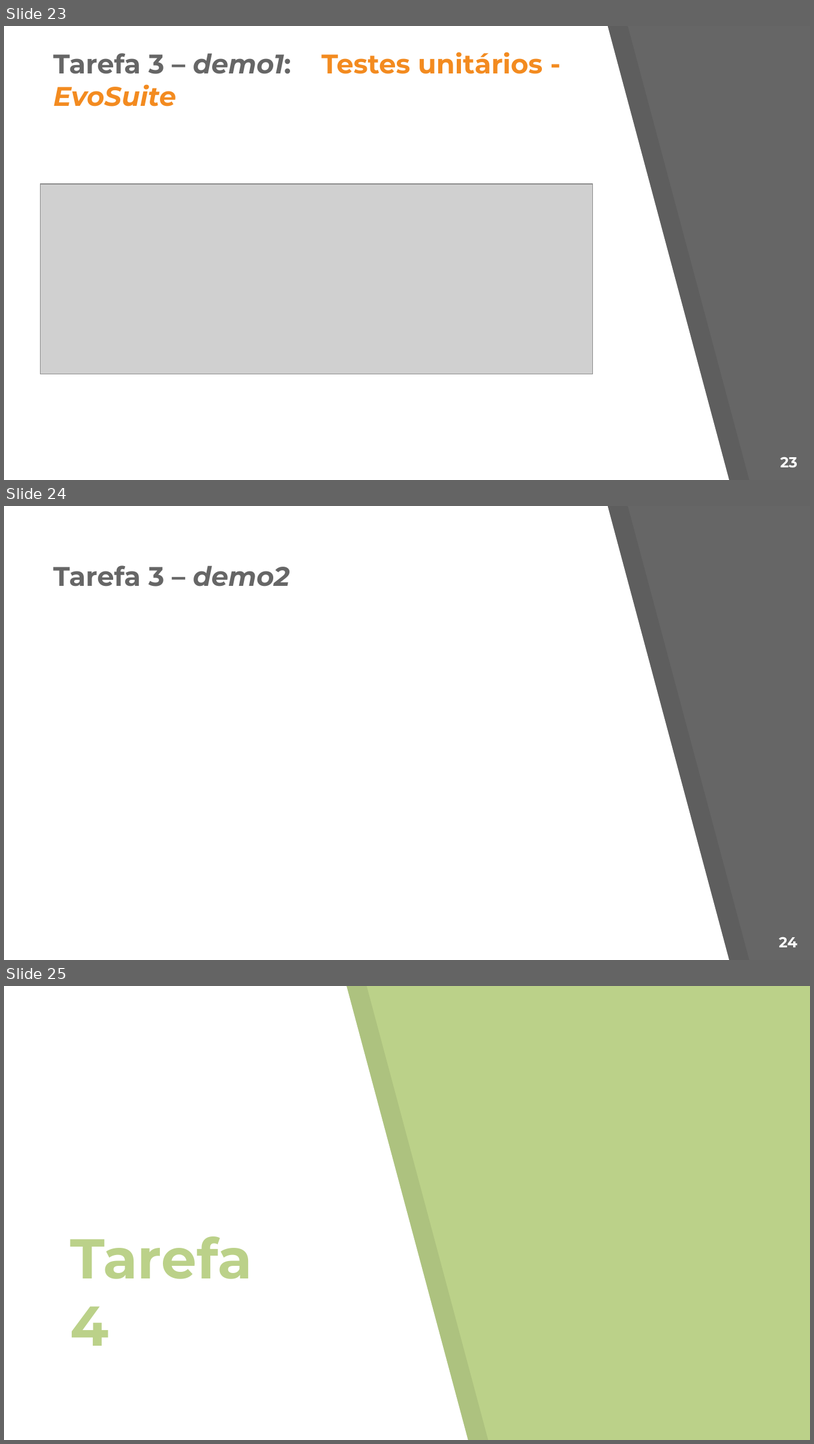
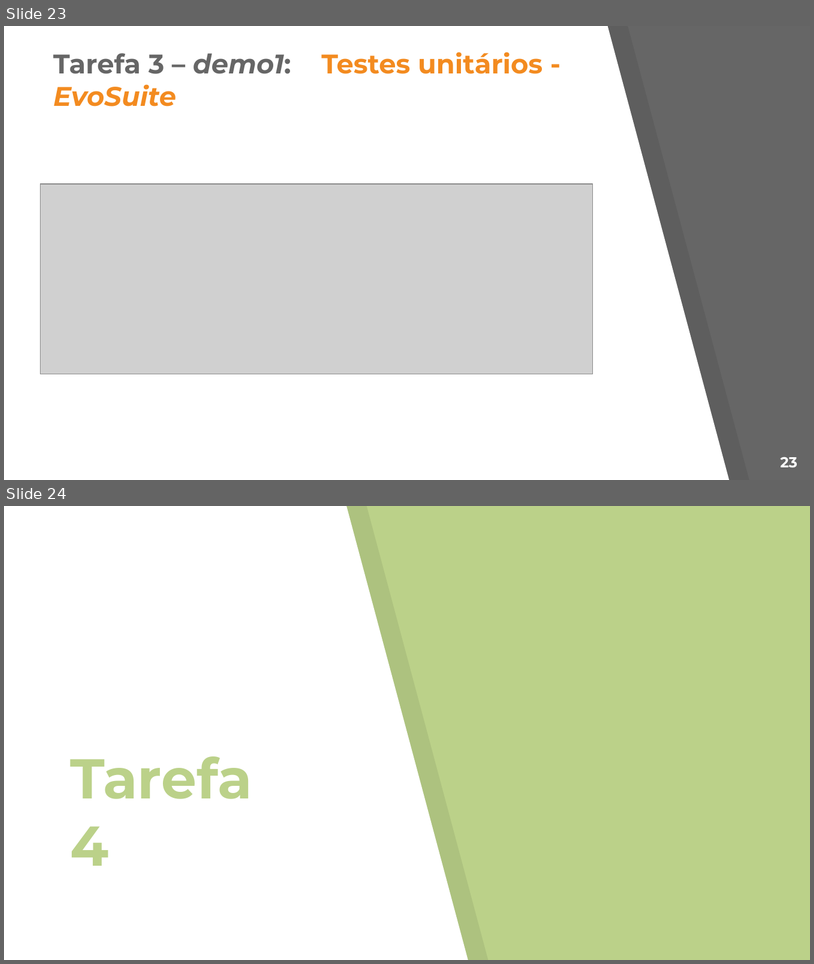
Before and after one commit to Nelson198/ATS, a slide deck: Apresentação.pptx. Shown one above the other, each under a label of ours: slides 23, 24 and 25 before the commit, slides 23 and 24 after it. The pictures are 814x1444 and 814x964 pixels, drawn with LibreOffice and Linux fonts; fonts in the diff are those of the drawing; grey boxes stand for pictures. Boxes give left, top, right and bottom in pixels: in the first picture for what was removed or moved away, otherwise in the second. Text is boxed around its words. In the diff, an @@ line names an element or a change of style, - is before the commit and + after.

```diff
--- a/Apresentação.pptx
+++ b/Apresentação.pptx
@@ slide 24 removed at [4, 506, 810, 960], background #666666; not listed: 2 template elements that a slide beside it also shows @@
@@ title removed at [53, 565, 290, 586] @@
-Tarefa 3 – demo2
@@ page number removed at [779, 937, 798, 947] @@
-24
@@ what was slide 25 is now slide 24 @@
```
Also in this commit, not shown: 1 other slide removed.
